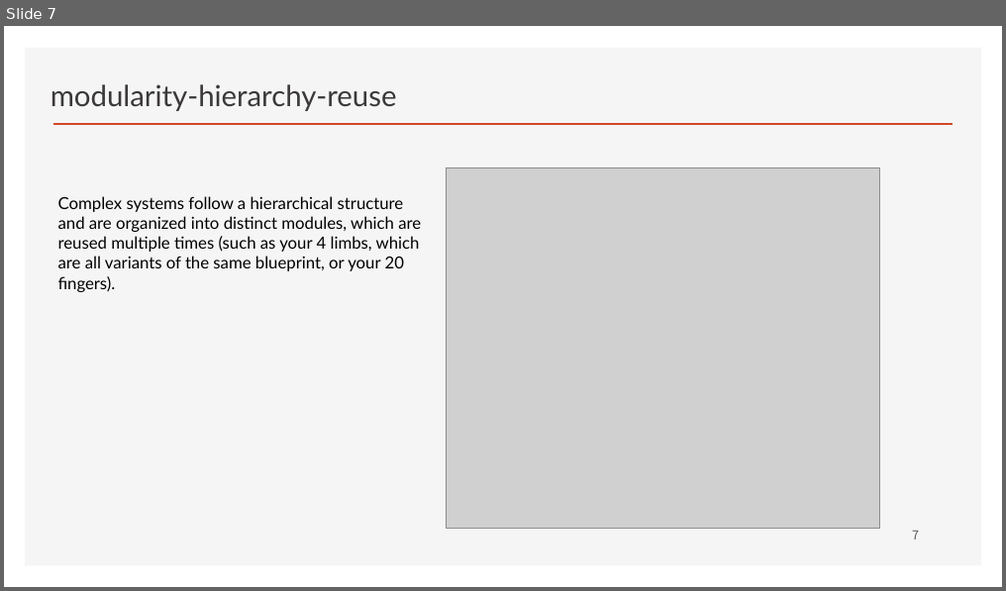
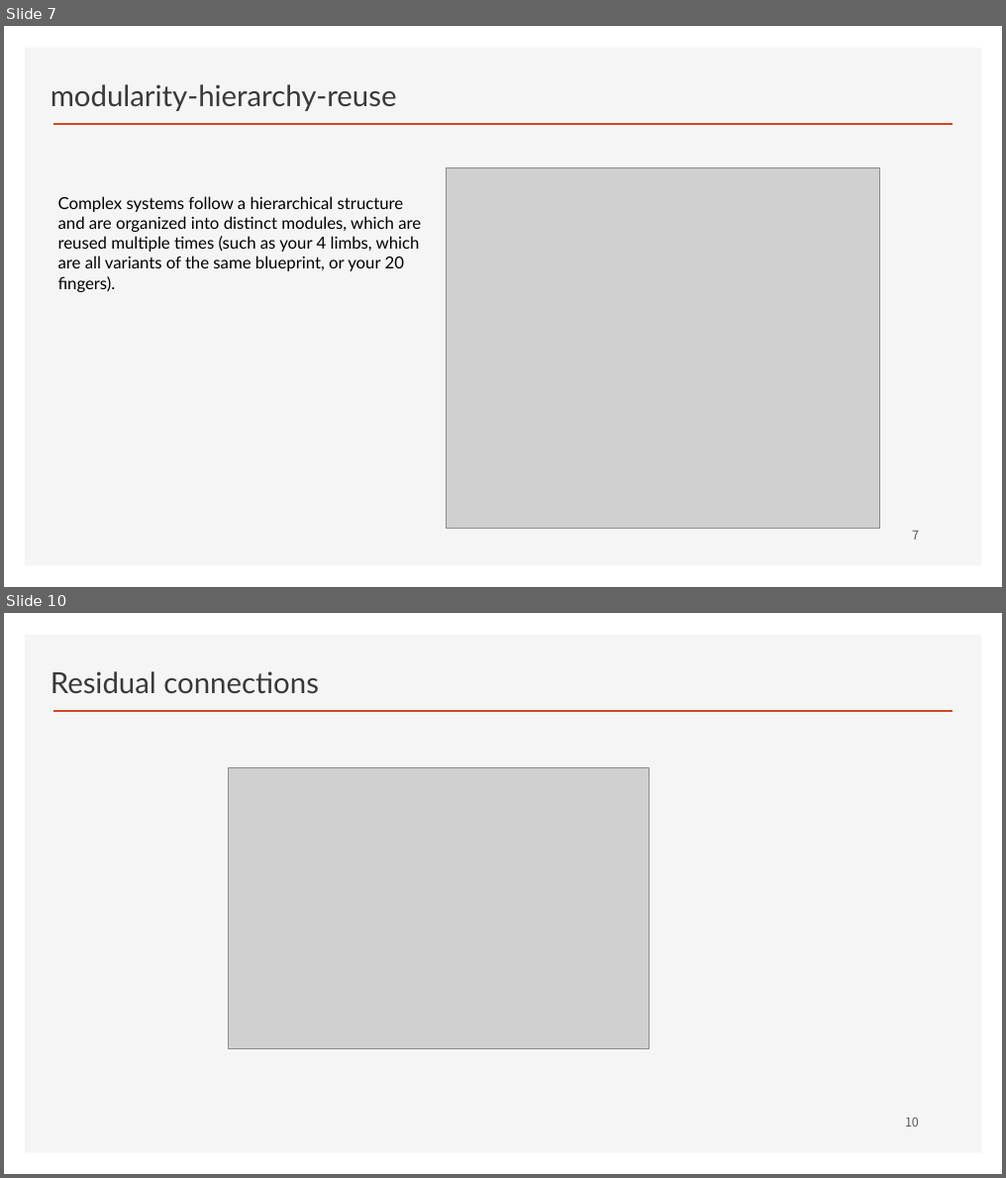
Before and after one commit to ancestor9/2026_Fall_Deep-Learning-with-Python, a slide deck: Chapter 09 ConvNet architecture patterns.pptx. Shown one above the other, each under a label of ours: slide 7 before the commit, slides 7 and 10 after it; the slides between them are not shown. The pictures are 1006x591 and 1006x1178 pixels, drawn with LibreOffice and Linux fonts; fonts in the diff are those of the drawing; grey boxes stand for pictures; background and template pictures are left out. Boxes give left, top, right and bottom in pixels: in the first picture for what was removed or moved away, otherwise in the second. Text is boxed around its words. In the diff, an @@ line names an element or a change of style, - is before the commit and + after.

```diff
--- a/Chapter 09 ConvNet architecture patterns.pptx
+++ b/Chapter 09 ConvNet architecture patterns.pptx
@@ slide 10 added at [4,613,1002,1174], background #FFFFFF; not listed: 2 template elements that a slide beside it also shows @@
@@ text added at [51,671,319,694], 28 pt, text #3B3838 @@
+Residual connections
@@ picture added at [229,768,649,1049] @@
@@ page number added at [905,1117,919,1127], 12 pt, text #595959 @@
+10
```
Also in this commit, not shown: 10 other slides added.
